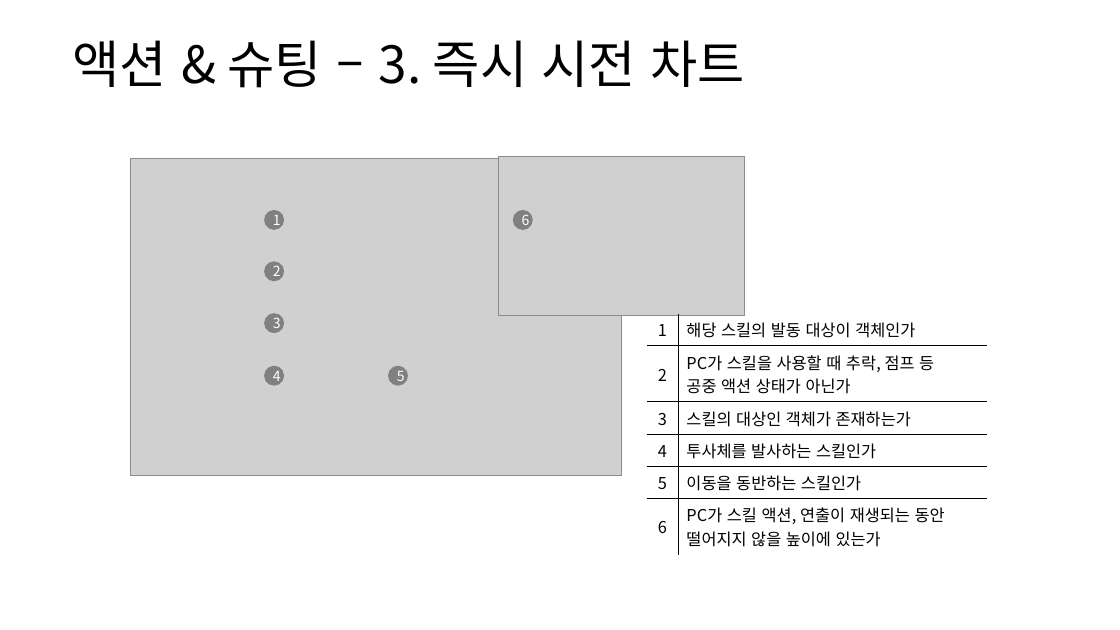
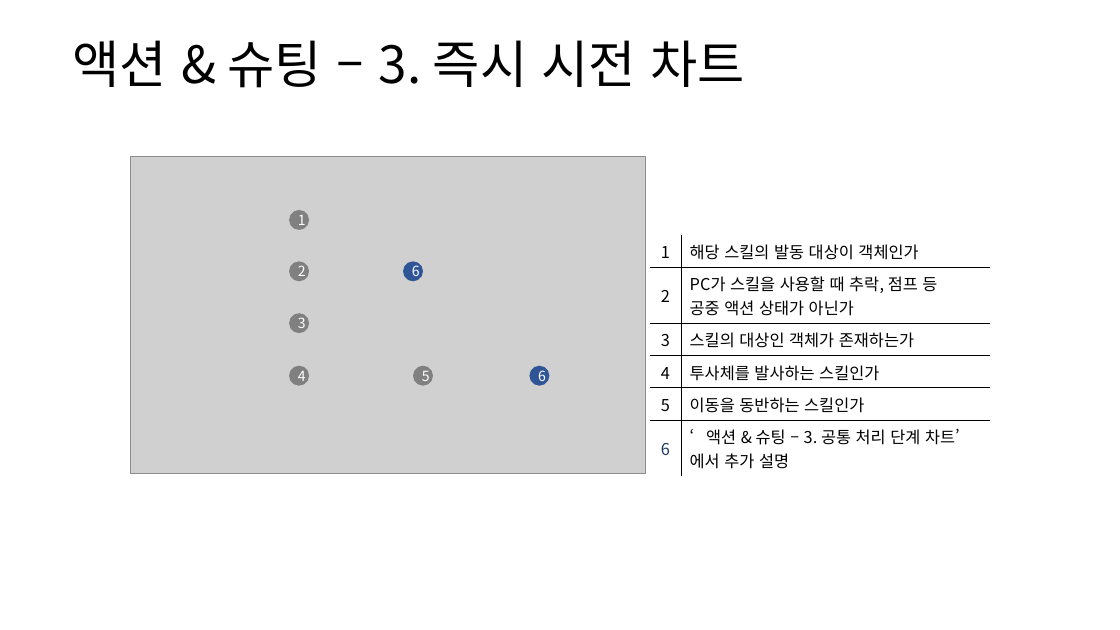
Before and after one commit to yjk0401/unityenginebasic_9th, a slide deck: slide 45 of 기획/방랑엽사전/스킬 시스템 기획서.pptx. Drawn at 1120x630 pixels with LibreOffice and Linux fonts; fonts in the diff are those of the drawing; grey boxes stand for pictures. Boxes give left, top, right and bottom in pixels: in the first picture for what was removed or moved away, otherwise in the second. Text is boxed around its words. In the diff, an @@ line names an element or a change of style, - is before the commit and + after.

```diff
--- a/기획/방랑엽사전/스킬 시스템 기획서.pptx
+++ b/기획/방랑엽사전/스킬 시스템 기획서.pptx
@@ picture resized from (x1=130, y1=158, x2=622, y2=475) to (x1=130, y1=156, x2=646, y2=473) @@
@@ picture removed at (x1=499, y1=156, x2=745, y2=316) @@
@@ table at (x1=650, y1=235, x2=991, y2=473) @@
-row 6, column 2: PC가 스킬 액션, 연출이 재생되는 동안 / 떨어지지 않을 높이에 있는가
+row 6, column 2: ‘액션 & 슈팅 – 3. 공통 처리 단계 차트’ / 에서 추가 설명
@@ text colour #000000 to #203864 in "6" @@
@@ table moved from (x1=647, y1=313, x2=987, y2=551) to (x1=650, y1=235, x2=991, y2=473) @@
@@ ellipse "6" moved from (x1=513, y1=210, x2=534, y2=230) to (x1=403, y1=261, x2=423, y2=281) @@
@@ ellipse "6" at (x1=403, y1=261, x2=423, y2=281): fill #808080 to #2F5597 @@
@@ 5 ellipses moved together from (x1=264, y1=210, x2=408, y2=386) to (x1=289, y1=210, x2=434, y2=386) @@
@@ ellipse added at (x1=529, y1=365, x2=549, y2=386), fill #2F5597, 12 pt, text #FFFFFF @@
+6
```
Also in this commit, not shown: 12 other slides changed, 2 slides added, 2 other files.
